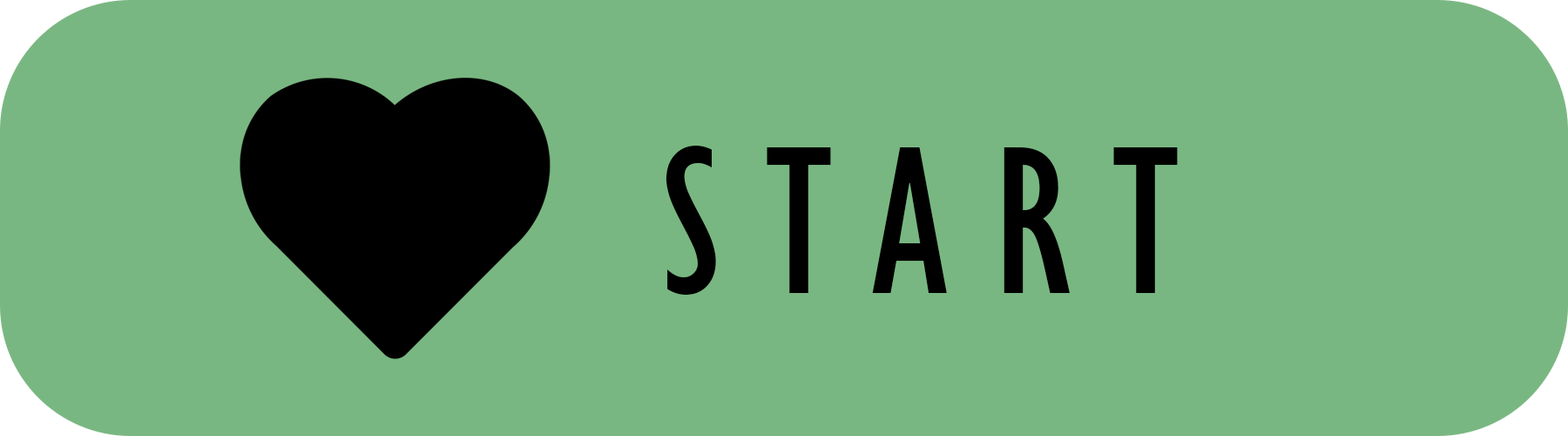
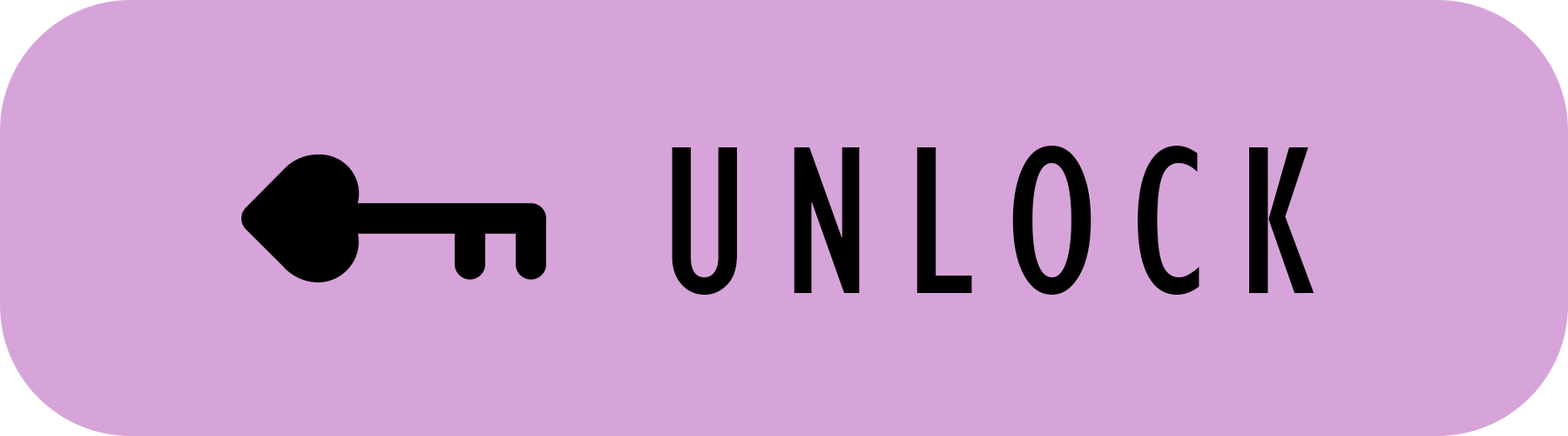
Before/after of a w=1568, h=436 layered artwork. What changed in the layer stack:
added group "unlock" with 3 layers above "credits" over [0, 0, 1568, 436]
added layer "Layer 10" in group "unlock" over [241, 154, 547, 283]
added layer "UNLOCK" in group "unlock" over [671, 145, 1315, 295]
added layer "Rounded Rectangle 1 copy 8" (1st of 2, in "unlock") in group "unlock" over [0, 0, 1568, 436]
hid group "start" (3 layers) over [0, 0, 1568, 436]
painted on "Rounded Rectangle 1 copy 7", unmasked it over [0, 0, 1568, 436]
